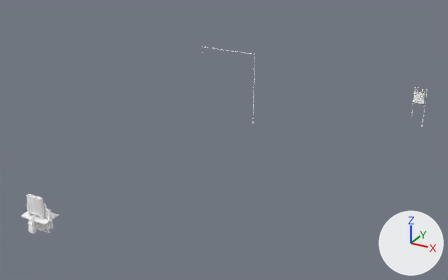
Two versions of the glTF model game/assets/props/v2_entry_vestibule.glb, one commit apart.
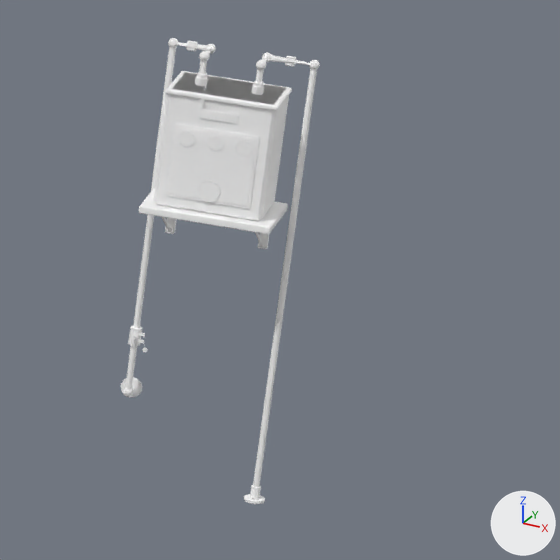
The first picture shows the older version from a 50 mm lens placed at (12.2, -11.12, 9.24), pointed at (3.1, 5.43, 0.97). The close-ups show the older and then the newer version on the part from 89% to 100% of the width and 30% to 47% of the height of that picture. Only the edits that show in the close-ups are written down. Every picture has the same lights, and +X, +Y and +Z are marked at lower right.

Objects in the first close-up: 'gas_service_workroom__brass', 'gas_service_workroom__dial_face', 'gas_service_workroom__iron', 'gas_service_workroom__meter_paint', 'gas_service_workroom__oak'.
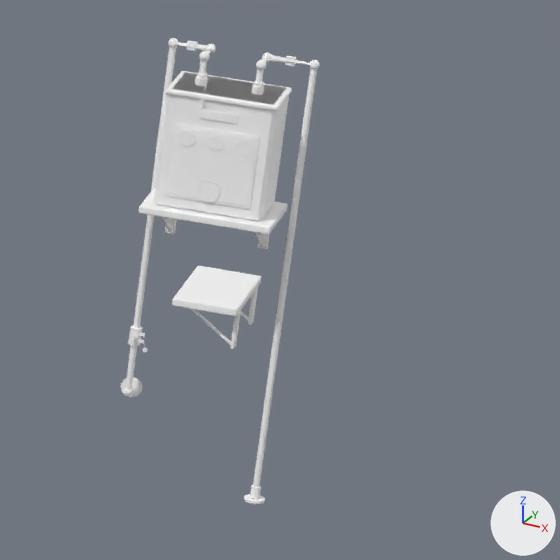
Where the change shows, as pixel boxes [x1, y1, x2, y2] in the close-ups (560 x 560 px):
```json
{"object": "gas_mantle_shelf__oak", "change": "added", "after": [172, 266, 261, 316]}
{"object": "gas_mantle_shelf__iron", "change": "added", "after": [191, 287, 258, 349]}
```

The change, as JSON lines over the scene's bpy script:
```json
{"op": "add", "block": "me_gas_mantle_shelf__oak", "code": ["me_gas_mantle_shelf__oak = bpy.data.meshes.new('gas_mantle_shelf__oak')", "me_gas_mantle_shelf__oak.from_pydata(...)  # 24 vertices, 44 faces; spans x 8.03..8.23, y 11.08..11.42, z 1.05..1.075", "me_gas_mantle_shelf__oak.materials.append(mat_oak)  # white #ffffff"]}
{"op": "add", "block": "me_gas_mantle_shelf__iron", "code": ["me_gas_mantle_shelf__iron = bpy.data.meshes.new('gas_mantle_shelf__iron')", "me_gas_mantle_shelf__iron.from_pydata(...)  # 120 vertices, 216 faces; spans x 8.055..8.23, y 11.115..11.385, z 0.93..1.05", "me_gas_mantle_shelf__iron.materials.append(mat_iron)  # white #ffffff"]}
{"op": "add", "block": "ob_gas_mantle_shelf__oak", "code": ["ob_gas_mantle_shelf__oak = bpy.data.objects.new('gas_mantle_shelf__oak', me_gas_mantle_shelf__oak)", "ob_gas_mantle_shelf__oak.location = (0.0, 0.0, 0.0)"]}
{"op": "add", "block": "ob_gas_mantle_shelf__iron", "code": ["ob_gas_mantle_shelf__iron = bpy.data.objects.new('gas_mantle_shelf__iron', me_gas_mantle_shelf__iron)", "ob_gas_mantle_shelf__iron.location = (0.0, 0.0, 0.0)"]}
```
